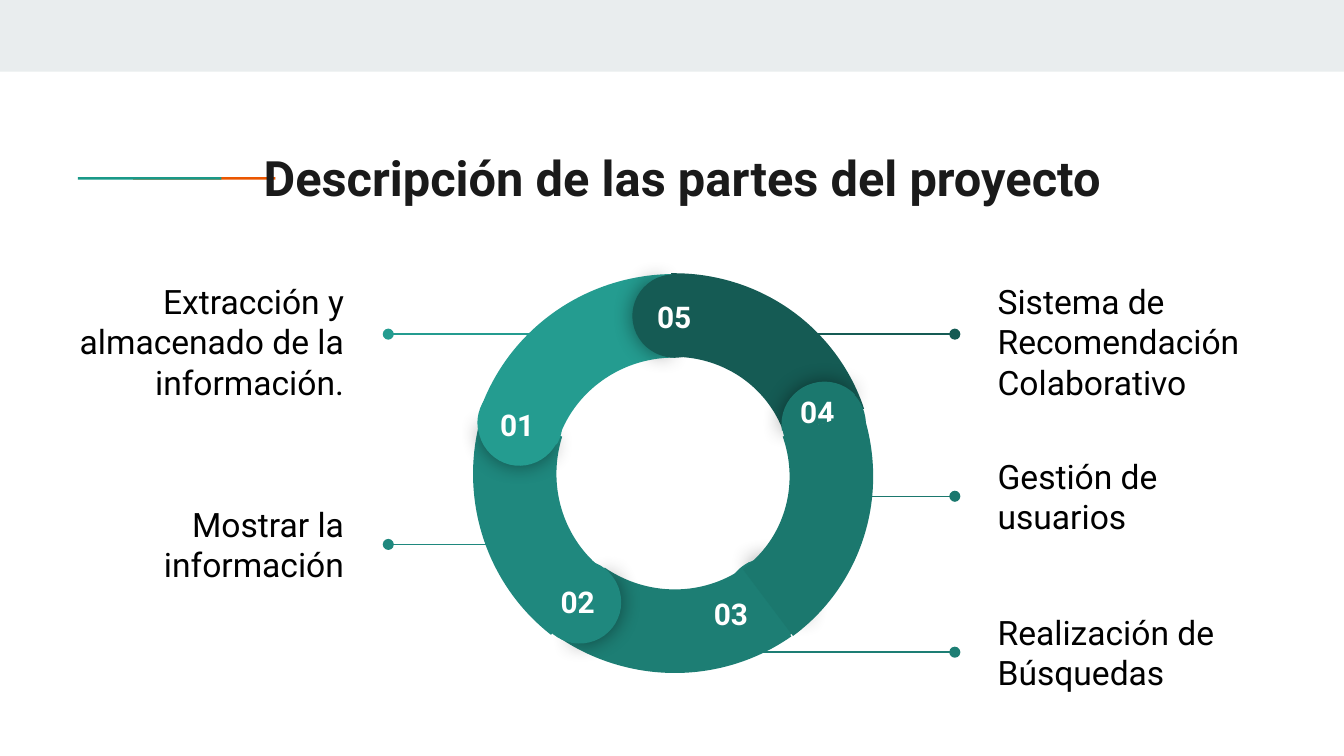
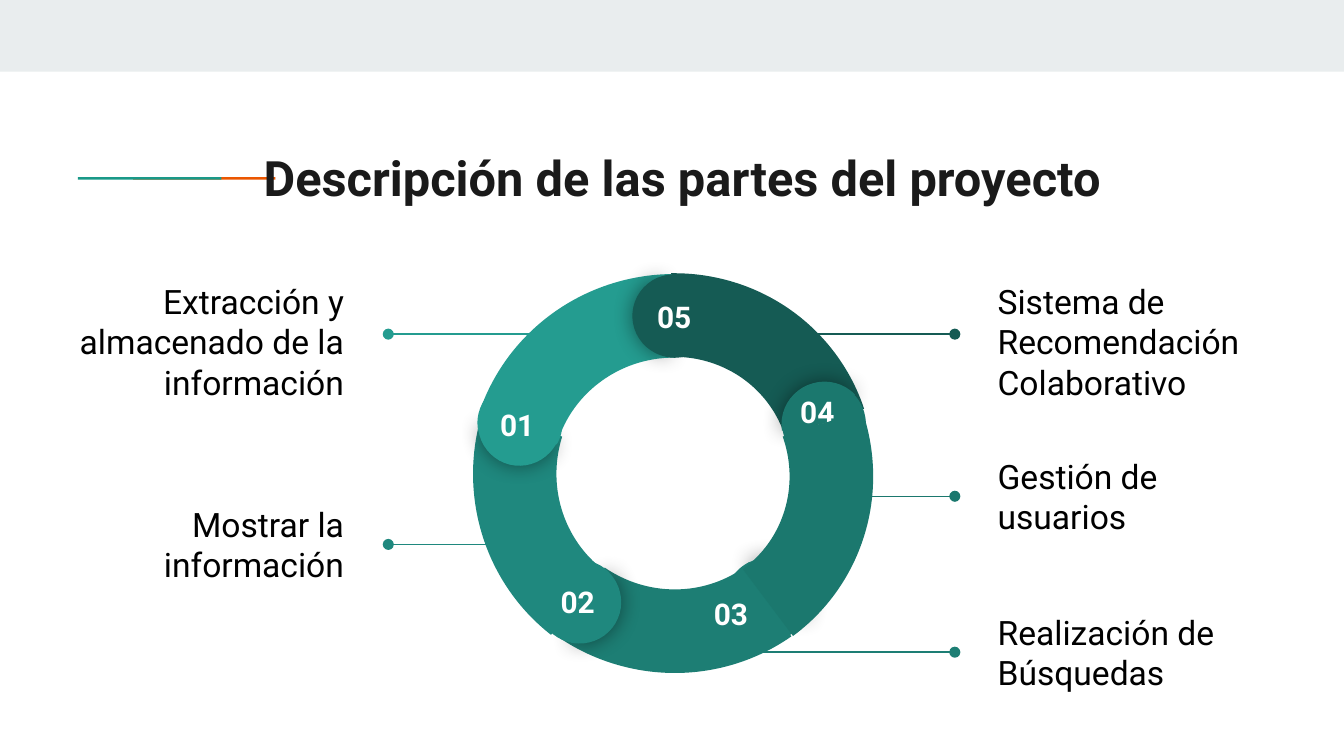
Before and after one commit to fraalepal/aii-nba, a slide deck: slide 4 of Documentacion/Trabajo AII Presentación Francisco Alé Palacios.pptx. Drawn at 1344x756 pixels with LibreOffice and Linux fonts; fonts in the diff are those of the drawing. Boxes give left, top, right and bottom in pixels: in the first picture for what was removed or moved away, otherwise in the second. Text is boxed around its words. In the diff, an @@ line names an element or a change of style, - is before the commit and + after.

```diff
--- a/Documentacion/Trabajo AII Presentación Francisco Alé Palacios.pptx
+++ b/Documentacion/Trabajo AII Presentación Francisco Alé Palacios.pptx
@@ text at [80,288,344,396]: text changed @@
-Extracción y almacenado de la información.
+Extracción y almacenado de la información
```
Also in this commit, not shown: 3 other slides changed, 33 other files.
